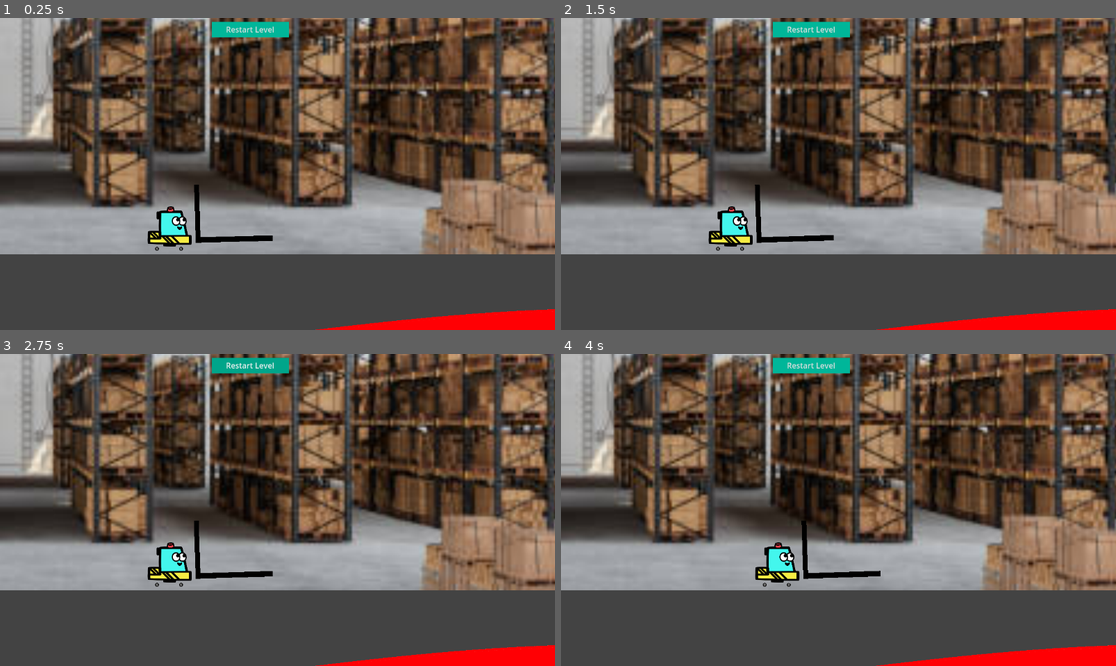
Above: before the commit, frames 1-4 (two rows, left to right).
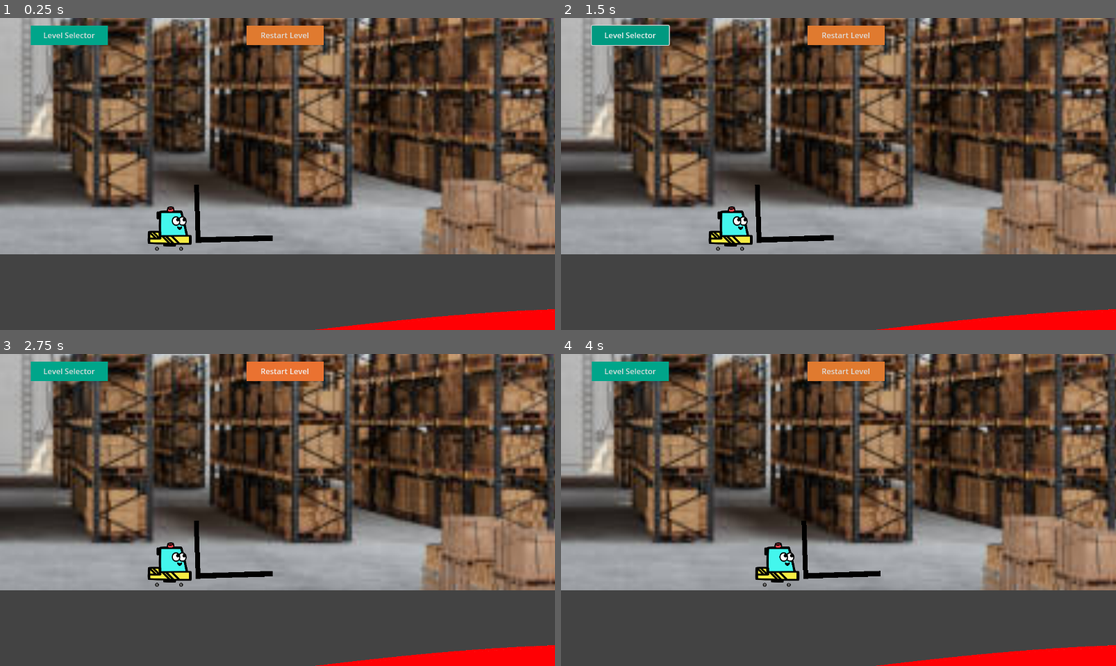
Above: after the commit, the same moments.

Repository: CourtlandCrouchet/OneTrip
Game: Godot game, scene res://Scenes/main.tscn
Two runs of this game, one before a commit and one after it. Both use one fixed random seed, a clock stepped at 60 frames per second and the inputs below.
Inputs (mouse positions are in pixels of both pictures, inside the frame that each line leads up to):
- Up to frame 1 (0.25 s): no input
- Up to frame 2 (1.5 s): click "Restart Level" at 0.5 s; click (627, 36) at 1.25 s, where only the run after the commit has a clickable "Level Selector"
- Up to frame 3 (2.75 s): click "Restart Level" at 2 s
- Up to frame 4 (4 s): click "Restart Level" at 2.75 s; tap Enter at 3.5 s; move the mouse to (960, 494) at 3.52 s; hold Right (move_right) from 3.53 s (still down); click (960, 494) at 3.67 s

The runs differ from the first frame. In frame 1, 2.2% of the frame differs, in the area x 5-59%, y 1-9%; in frame 2, 2.3%; in frame 3, 2.2%; in frame 4, 2.2%.

Commit message:
Level Selector Button

Diff:
--- a/Scenes/hud.tscn
+++ b/Scenes/hud.tscn
@@ -1,24 +1,43 @@
-[gd_scene load_steps=4 format=3 uid="uid://qlsgq5vkwxfy"]
+[gd_scene load_steps=7 format=3 uid="uid://qlsgq5vkwxfy"]
+
+[sub_resource type="StyleBoxFlat" id="StyleBoxFlat_buhg6"]
+bg_color = Color(0.917577, 0.445757, 0.191737, 1)
+
+[sub_resource type="StyleBoxFlat" id="StyleBoxFlat_la5xe"]
+bg_color = Color(0.901395, 0.427525, 0.204445, 1)
+
+[sub_resource type="StyleBoxFlat" id="StyleBoxFlat_aqevp"]
+bg_color = Color(0.87957, 0.479763, 0.183196, 1)
 
 [sub_resource type="StyleBoxFlat" id="StyleBoxFlat_yrwjt"]
-bg_color = Color(0, 0.645067, 0.541499, 1)
+bg_color = Color(1.44392e-06, 0.599326, 0.502525, 1)
 
 [sub_resource type="StyleBoxFlat" id="StyleBoxFlat_naa1h"]
-bg_color = Color(3.08037e-06, 0.62213, 0.521955, 1)
+bg_color = Color(4.42803e-06, 0.590242, 0.494784, 1)
 
 [sub_resource type="StyleBoxFlat" id="StyleBoxFlat_v7e30"]
-bg_color = Color(0, 0.713726, 0.6, 1)
+bg_color = Color(0, 0.645067, 0.541499, 1)
 
 [node name="HUD" type="CanvasLayer"]
 
 [node name="Node" type="Node" parent="."]
 
 [node name="RestartButton" type="Button" parent="Node"]
-offset_left = 440.0
-offset_top = 8.0
-offset_right = 600.0
-offset_bottom = 40.0
+offset_left = 512.0
+offset_top = 16.0
+offset_right = 672.0
+offset_bottom = 56.0
+theme_override_styles/hover = SubResource("StyleBoxFlat_buhg6")
+theme_override_styles/pressed = SubResource("StyleBoxFlat_la5xe")
+theme_override_styles/normal = SubResource("StyleBoxFlat_aqevp")
+text = "Restart Level"
+
+[node name="LevelSelectorRedirect" type="Button" parent="Node"]
+offset_left = 64.0
+offset_top = 16.0
+offset_right = 224.0
+offset_bottom = 56.0
 theme_override_styles/hover = SubResource("StyleBoxFlat_yrwjt")
 theme_override_styles/pressed = SubResource("StyleBoxFlat_naa1h")
 theme_override_styles/normal = SubResource("StyleBoxFlat_v7e30")
-text = "Restart Level"
+text = "Level Selector"
